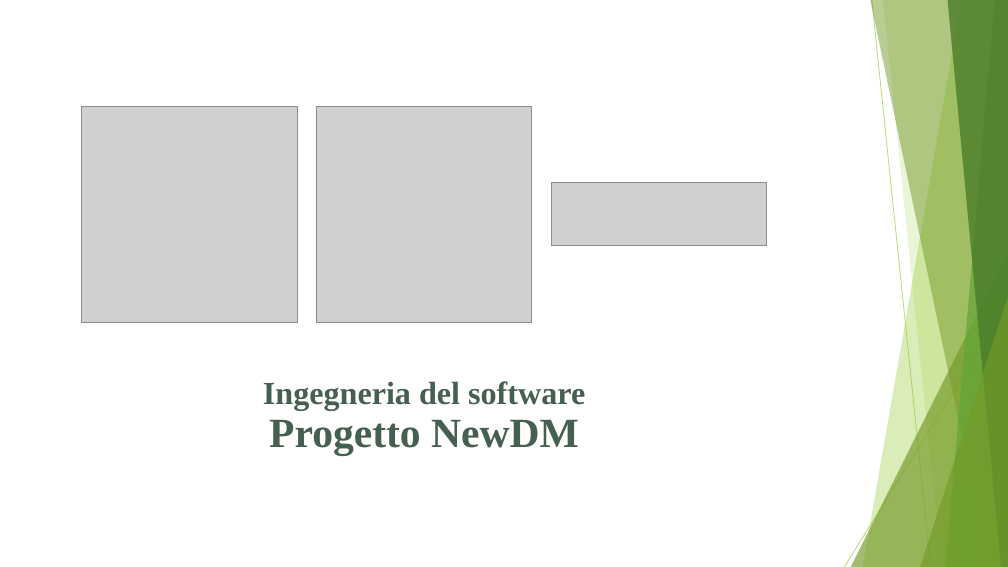
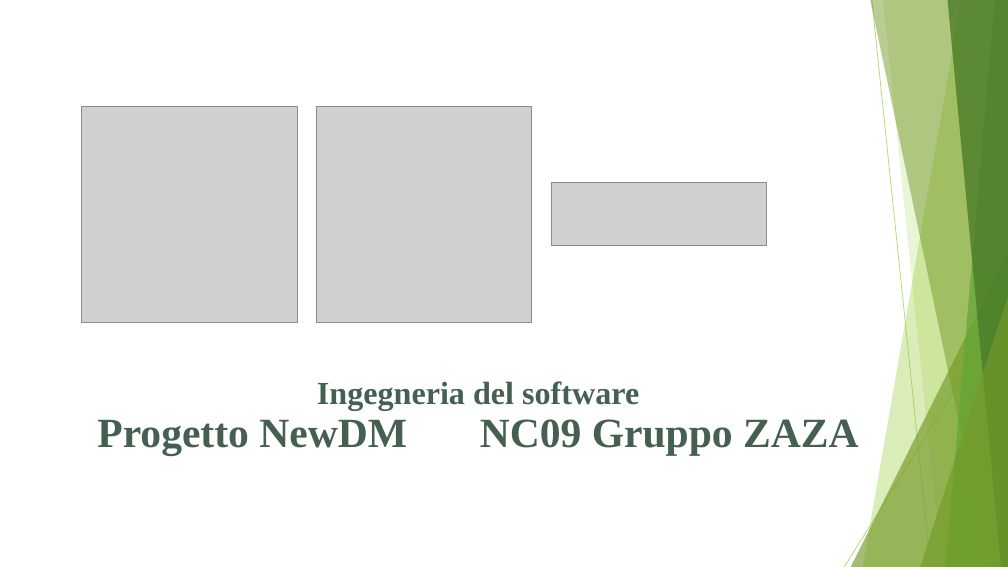
Before and after one commit to Ciro-Fusco/NewDM, a slide deck: slide 1 of NC09_Presentazione_ver.1.0.pptx. Drawn at 1008x567 pixels with LibreOffice and Linux fonts; fonts in the diff are those of the drawing; grey boxes stand for pictures. Boxes give left, top, right and bottom in pixels: in the first picture for what was removed or moved away, otherwise in the second. Text is boxed around its words. In the diff, an @@ line names an element or a change of style, - is before the commit and + after.

Commit message:
Up presentazione

```diff
--- a/NC09_Presentazione_ver.1.0.pptx
+++ b/NC09_Presentazione_ver.1.0.pptx
@@ title at (97,381,858,456): text changed; size 30.6 to 39.6 pt @@
-Ingegneria del software
-Progetto NewDM
+Ingegneria del software
+Progetto NewDM NC09 Gruppo ZAZA
```
